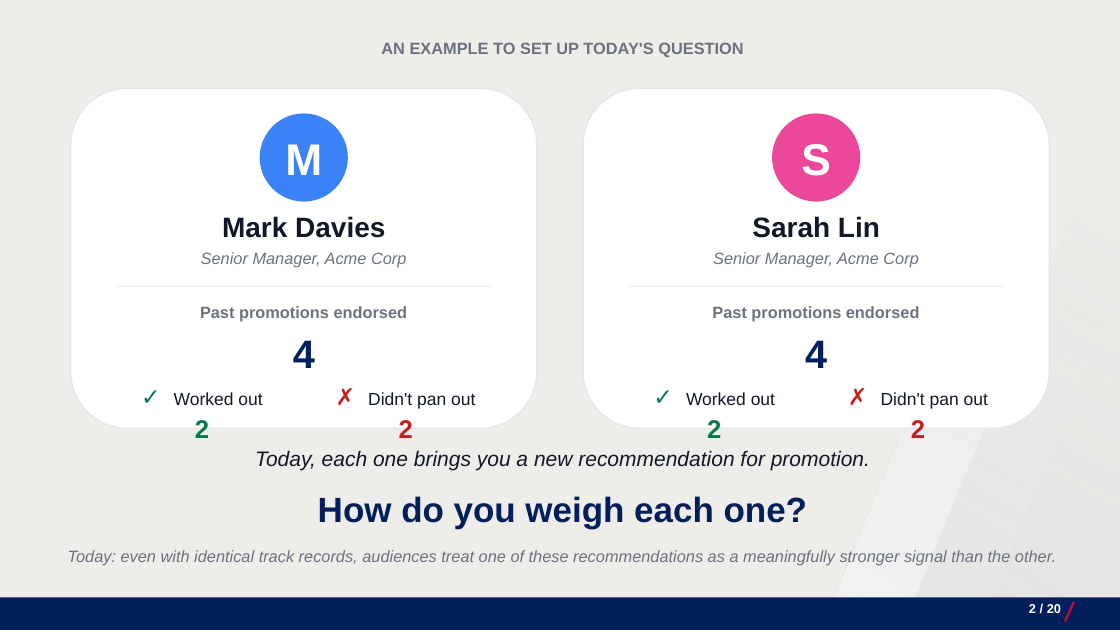
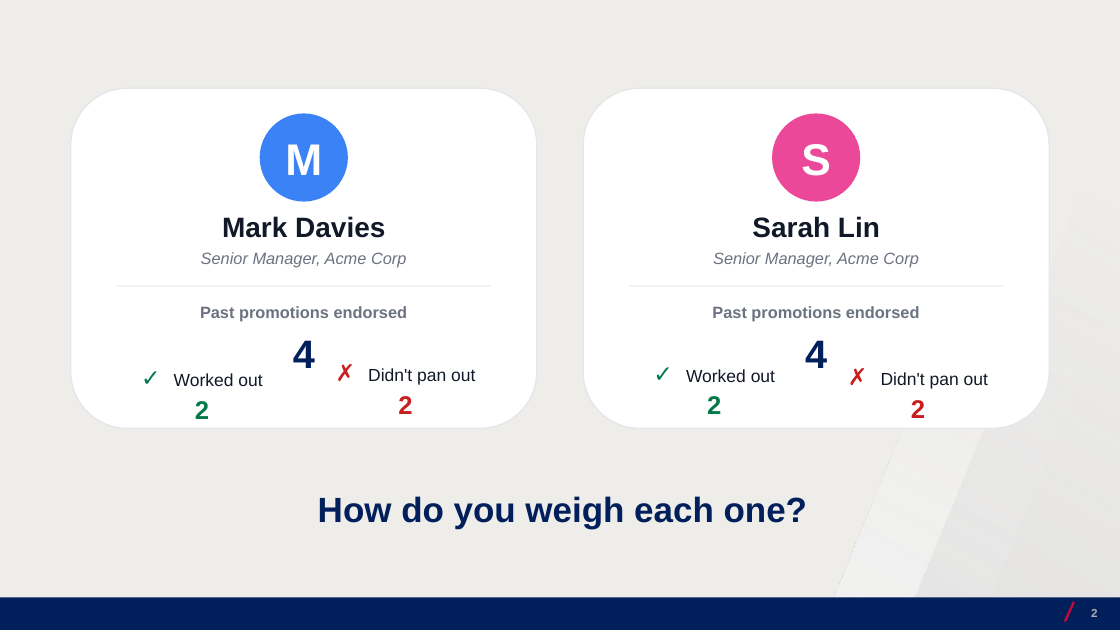
Before and after one commit to josecerv/sponsorship-network, a slide deck: slide 2 of docs/UChicago-0410.pptx. Drawn at 1120x630 pixels with LibreOffice and Linux fonts; fonts in the diff are those of the drawing; background and template pictures are left out. Boxes give left, top, right and bottom in pixels: in the first picture for what was removed or moved away, otherwise in the second. Text is boxed around its words. In the diff, an @@ line names an element or a change of style, - is before the commit and + after.

```diff
--- a/docs/UChicago-0410.pptx
+++ b/docs/UChicago-0410.pptx
@@ text removed at (381,42,743,57) @@
-AN EXAMPLE TO SET UP TODAY'S QUESTION
@@ text "✗ Didn't pan out": place and size @@
-text "✗ Didn't pan out" at (368,392,475,438)
+text "✗ Didn't pan out" at (368,368,475,414)
@@ text "✓ Worked out": place and size @@
-text "✓ Worked out" at (686,392,775,438)
+text "✓ Worked out" at (686,369,775,414)
@@ text "✓ Worked out": place and size @@
-text "✓ Worked out" at (174,392,262,438)
+text "✓ Worked out" at (174,373,262,419)
@@ text "✗ Didn't pan out": place and size @@
-text "✗ Didn't pan out" at (881,392,988,438)
+text "✗ Didn't pan out" at (881,372,988,418)
@@ text removed at (255,450,870,470) @@
-Today, each one brings you a new recommendation for promotion.
@@ text removed at (68,550,1056,566) @@
-Today: even with identical track records, audiences treat one of these recommendations as a meaningfully stronger signal than the other.
@@ page number at (1091,609,1097,617): text changed; size 11 to 10 pt; text colour #FFFFFF to #AFAFAF @@
-2 / 20
+2
```
Also in this commit, not shown: 17 other slides changed, 2 slides added, 2 slides removed, 28 other files.
